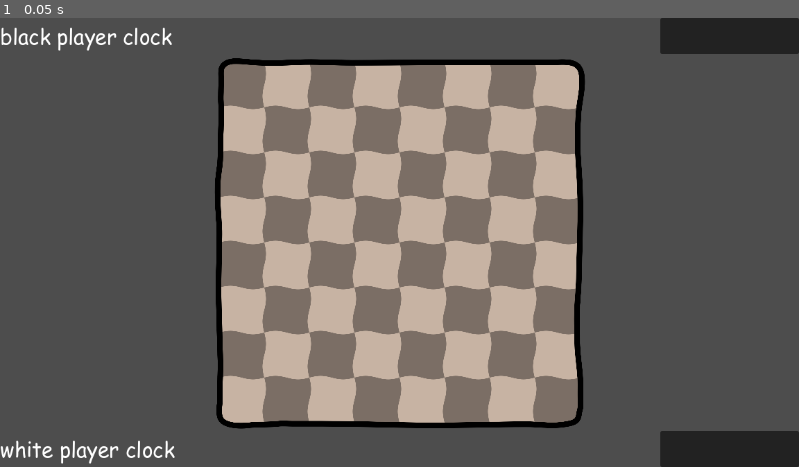
Above: before the commit, frame 1.
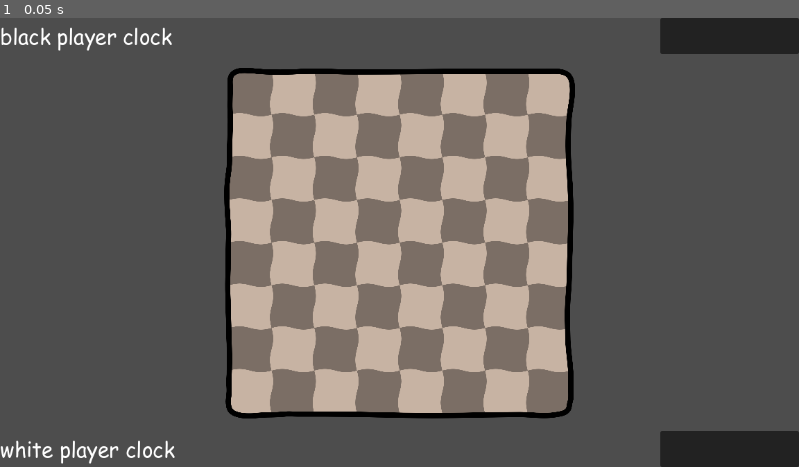
Above: after the commit, the same moment.

Repository: Empika1/DrunkChess
Game: Godot game, scene res://Scenes/Game.tscn
Two runs of this game, one before a commit and one after it. Both use one fixed random seed, a clock stepped at 60 frames per second and the inputs below.
Inputs:
- Up to frame 1 (0.05 s): no input

The runs differ from the first frame. In frame 1, 11% of the frame differs, in the area x 26-74%, y 8-92%.
Error in both runs: Invalid access to property or key 'states' on a base object of type 'Nil'. (res://Scripts/BoardRenderer.gd:28)

Commit message:
b

Diff:
--- a/Prefabs/DraggablePiece.tscn
+++ b/Prefabs/DraggablePiece.tscn
@@ -1,22 +1,14 @@
-[gd_scene load_steps=5 format=3 uid="uid://bgicbdvmmlput"]
+[gd_scene load_steps=3 format=3 uid="uid://bgicbdvmmlput"]
 
-[ext_resource type="Texture2D" uid="uid://bchoq8kvi7fty" path="res://Images/Pieces.svg" id="1_rrj2i"]
-[ext_resource type="Script" path="res://Scripts/DraggablePiece.gd" id="2_3k44e"]
-[ext_resource type="Shader" path="res://Shaders/SpriteSheetSlicer.gdshader" id="3_57ivy"]
+[ext_resource type="Shader" path="res://Shaders/SpriteSheetSlicer.gdshader" id="1_1ygfp"]
 
-[sub_resource type="ShaderMaterial" id="ShaderMaterial_nj02i"]
-shader = ExtResource("3_57ivy")
-shader_parameter/width = 6
-shader_parameter/height = 2
-shader_parameter/frame = 0
+[sub_resource type="ShaderMaterial" id="ShaderMaterial_5ru4c"]
+shader = ExtResource("1_1ygfp")
+shader_parameter/width = null
+shader_parameter/height = null
+shader_parameter/frame = null
 
 [node name="TextureRect" type="TextureRect"]
-material = SubResource("ShaderMaterial_nj02i")
-offset_left = -128.0
-offset_top = -128.0
-offset_right = 1408.0
-offset_bottom = 384.0
-scale = Vector2(0.167, 0.5)
-size_flags_horizontal = 4
-texture = ExtResource("1_rrj2i")
-script = ExtResource("2_3k44e")
+material = SubResource("ShaderMaterial_5ru4c")
+offset_right = 40.0
+offset_bottom = 40.0
--- a/Scenes/Game.tscn
+++ b/Scenes/Game.tscn
@@ -41,73 +41,59 @@
 custom_minimum_size = Vector2(200, 0)
 layout_mode = 2
 
-[node name="AspectRatioContainer" type="AspectRatioContainer" parent="."]
+[node name="BoardSquare" type="AspectRatioContainer" parent="."]
 layout_mode = 2
 size_flags_vertical = 3
 
-[node name="Board2" type="TextureRect" parent="AspectRatioContainer"]
+[node name="BoardBorder" type="TextureRect" parent="BoardSquare"]
+z_index = 1
+layout_mode = 2
+texture = ExtResource("9_wubqd")
+expand_mode = 1
+
+[node name="Aspect" type="AspectRatioContainer" parent="BoardSquare"]
+layout_mode = 2
+ratio = 0.947
+
+[node name="SmallerBoardSquare" type="AspectRatioContainer" parent="BoardSquare/Aspect"]
+layout_mode = 2
+
+[node name="Board" type="TextureRect" parent="BoardSquare/Aspect/SmallerBoardSquare"]
 self_modulate = Color(1, 0.898039, 0.819608, 1)
 layout_mode = 2
 texture = ExtResource("2_7sewj")
 expand_mode = 1
 
-[node name="GameManager" type="Node" parent="AspectRatioContainer/Board2"]
+[node name="PieceHolder" type="Control" parent="BoardSquare/Aspect/SmallerBoardSquare"]
+z_index = 2
+layout_mode = 2
+
+[node name="Lines" type="TextureRect" parent="BoardSquare/Aspect/SmallerBoardSquare"]
+z_index = 1
+layout_mode = 2
+
+[node name="Circles" type="TextureRect" parent="BoardSquare/Aspect/SmallerBoardSquare"]
+z_index = 1
+layout_mode = 2
+
+[node name="CircleArcs" type="TextureRect" parent="BoardSquare/Aspect/SmallerBoardSquare"]
+z_index = 1
+layout_mode = 2
+
+[node name="Arrows" type="TextureRect" parent="BoardSquare/Aspect/SmallerBoardSquare"]
+z_index = 3
+layout_mode = 2
+
+[node name="GameManager" type="Node" parent="BoardSquare/Aspect/SmallerBoardSquare"]
 script = ExtResource("15_uqtdi")
 
-[node name="BoardRenderer" type="Node" parent="AspectRatioContainer/Board2"]
+[node name="BoardRenderer" type="Node" parent="BoardSquare/Aspect/SmallerBoardSquare"]
 script = ExtResource("2_ern7e")
-
-[node name="Lines" type="TextureRect" parent="AspectRatioContainer/Board2"]
-layout_mode = 1
-anchors_preset = 15
-anchor_right = 1.0
-anchor_bottom = 1.0
-grow_horizontal = 2
-grow_vertical = 2
-
-[node name="Circles" type="TextureRect" parent="AspectRatioContainer/Board2"]
-layout_mode = 1
-anchors_preset = 15
-anchor_right = 1.0
-anchor_bottom = 1.0
-grow_horizontal = 2
-grow_vertical = 2
-
-[node name="CircleArcs" type="TextureRect" parent="AspectRatioContainer/Board2"]
-layout_mode = 1
-anchors_preset = 15
-anchor_right = 1.0
-anchor_bottom = 1.0
-grow_horizontal = 2
-grow_vertical = 2
-
-[node name="Control" type="Control" parent="AspectRatioContainer/Board2"]
-layout_mode = 1
-anchors_preset = 15
-anchor_right = 1.0
-anchor_bottom = 1.0
-grow_horizontal = 2
-grow_vertical = 2
-
-[node name="Arrows" type="TextureRect" parent="AspectRatioContainer/Board2"]
-layout_mode = 1
-anchors_preset = 15
-anchor_right = 1.0
-anchor_bottom = 1.0
-grow_horizontal = 2
-grow_vertical = 2
-
-[node name="BoardBorder" type="TextureRect" parent="AspectRatioContainer/Board2"]
-layout_mode = 1
-anchors_preset = 15
-anchor_right = 1.0
-anchor_bottom = 1.0
-grow_horizontal = 2
-grow_vertical = 2
-scale = Vector2(1.055, 1.055)
-pivot_offset = Vector2(256, 256)
-texture = ExtResource("9_wubqd")
-expand_mode = 1
+hitRadiusColor = Color(0, 0, 0, 0.501961)
+thickness = 0.01
+whiteCapturerArrowColor = Color(1, 0.356863, 0.290196, 1)
+blackCapturerArrowColor = Color(1, 0.356863, 0.290196, 1)
+arrowThickness = 0.005
 
 [node name="ColorRect2" type="HBoxContainer" parent="."]
 layout_mode = 2
--- a/Scenes/test.tscn
+++ b/Scenes/test.tscn
@@ -1,6 +1,7 @@
-[gd_scene load_steps=2 format=3 uid="uid://bv8hqm40vann2"]
+[gd_scene load_steps=3 format=3 uid="uid://6ybrga46cr3v"]
 
 [ext_resource type="Texture2D" uid="uid://ypsrekatbbsx" path="res://Images/Board.svg" id="1_0cuj6"]
+[ext_resource type="Texture2D" uid="uid://bqu4ssikxl5ej" path="res://Images/BoardBorder.svg" id="1_yll8w"]
 
 [node name="Control" type="AspectRatioContainer"]
 anchors_preset = 15
@@ -9,38 +10,23 @@
 grow_horizontal = 2
 grow_vertical = 2
 
-[node name="HBoxContainer" type="HBoxContainer" parent="."]
+[node name="BoardSquare" type="AspectRatioContainer" parent="."]
 layout_mode = 2
-theme_override_constants/separation = 0
 
-[node name="Control" type="Control" parent="HBoxContainer"]
+[node name="BoardBorder" type="TextureRect" parent="BoardSquare"]
+z_index = 1
 layout_mode = 2
-size_flags_horizontal = 3
+texture = ExtResource("1_yll8w")
+expand_mode = 1
 
-[node name="VBoxContainer" type="VBoxContainer" parent="HBoxContainer"]
+[node name="Aspect" type="AspectRatioContainer" parent="BoardSquare"]
 layout_mode = 2
-size_flags_horizontal = 3
-size_flags_stretch_ratio = 36.24
-theme_override_constants/separation = 0
+ratio = 0.947
 
-[node name="Control" type="Control" parent="HBoxContainer/VBoxContainer"]
+[node name="SmallerBoardSquare" type="AspectRatioContainer" parent="BoardSquare/Aspect"]
 layout_mode = 2
-size_flags_vertical = 3
 
-[node name="TextureRect" type="TextureRect" parent="HBoxContainer/VBoxContainer"]
+[node name="Board" type="TextureRect" parent="BoardSquare/Aspect/SmallerBoardSquare"]
 layout_mode = 2
-size_flags_vertical = 3
-size_flags_stretch_ratio = 36.24
 texture = ExtResource("1_0cuj6")
 expand_mode = 1
-
-[node name="Control2" type="Control" parent="HBoxContainer/VBoxContainer"]
-layout_mode = 2
-size_flags_vertical = 3
-
-[node name="Control3" type="Control" parent="HBoxContainer"]
-layout_mode = 2
-size_flags_horizontal = 3
-
-[node name="CenterContainer" type="CenterContainer" parent="."]
-layout_mode = 2
--- /dev/null
+++ b/Scenes/test2.tscn
@@ -0,0 +1,12 @@
+[gd_scene load_steps=2 format=3 uid="uid://b42l4w2003jao"]
+
+[ext_resource type="Texture2D" uid="uid://bqu4ssikxl5ej" path="res://Images/BoardBorder.svg" id="2_tgsk6"]
+
+[node name="Control" type="TextureRect"]
+anchors_preset = 15
+anchor_right = 1.0
+anchor_bottom = 1.0
+grow_horizontal = 2
+grow_vertical = 2
+texture = ExtResource("2_tgsk6")
+expand_mode = 1
--- a/Scripts/GameManager.gd
+++ b/Scripts/GameManager.gd
@@ -1,7 +1,7 @@
 extends Node
 class_name GameManager
 
-@export var board: Sprite2D
+@export var board: TextureRect
 @export var pieceHolder: Node2D
 
 @onready var states: Array[BoardState] = [BoardState.newDefaultStartingState(BoardState.StartSettings.new(BoardState.StartSettings.AssistMode.MOVE_ARROWS, true, 300))]
